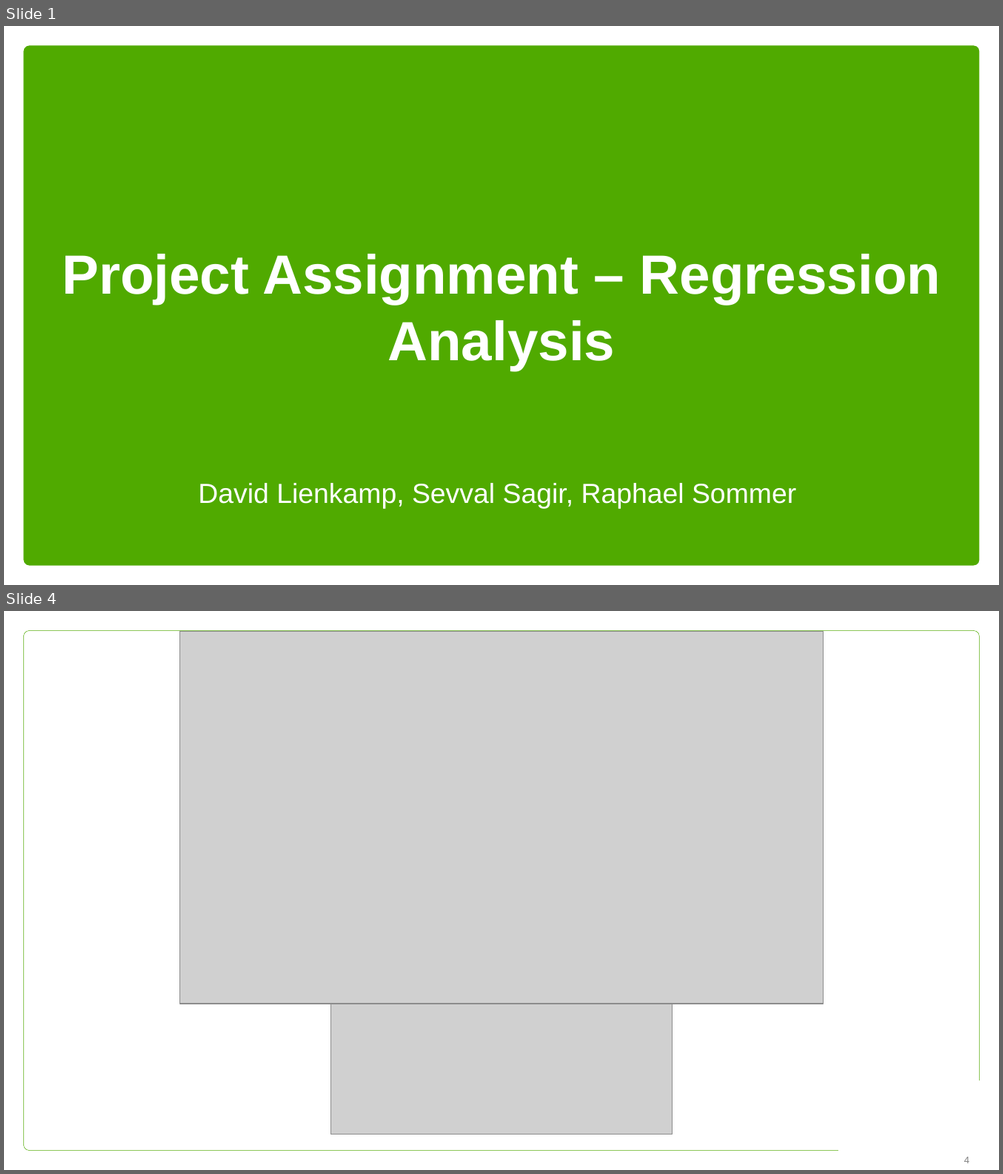
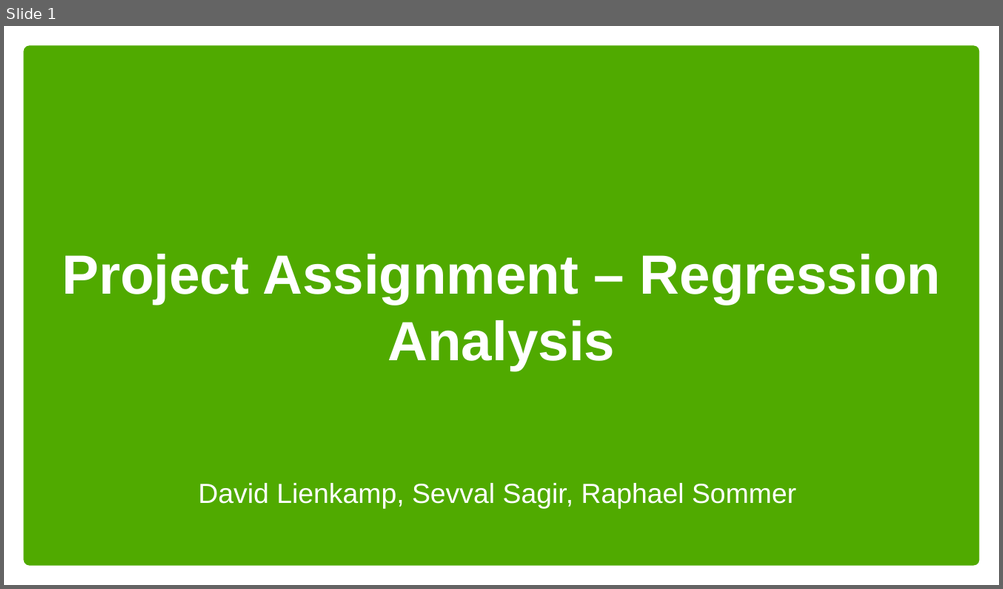
Before and after one commit to sevvalsagir/MA213B-Seminar-2, a slide deck: Project Assignment - Regression Analysis.pptx. Shown one above the other, each under a label of ours: slides 1 and 4 before the commit, slide 1 after it; the slides between them are not shown. The pictures are 1003x1174 and 1003x589 pixels, drawn with LibreOffice and Linux fonts; fonts in the diff are those of the drawing; grey boxes stand for pictures; background and template pictures are left out. Boxes give left, top, right and bottom in pixels: in the first picture for what was removed or moved away, otherwise in the second. Text is boxed around its words. In the diff, an @@ line names an element or a change of style, - is before the commit and + after.

```diff
--- a/Project Assignment - Regression Analysis.pptx
+++ b/Project Assignment - Regression Analysis.pptx
@@ slide 4 removed at [4, 611, 999, 1170], background #FFFFFF @@
@@ rounded rectangle removed at [24, 631, 979, 1151] @@
@@ picture removed at [180, 632, 822, 1004] @@
@@ picture removed at [330, 985, 671, 1134] @@
@@ rectangle removed at [822, 1065, 964, 1140] @@
@@ rectangle removed at [839, 1082, 981, 1156] @@
@@ page number removed at [964, 1157, 969, 1164] @@
-4
```
Also in this commit, not shown: 2 slides changed, 15 slides added, 7 other slides removed, 3 other files.
